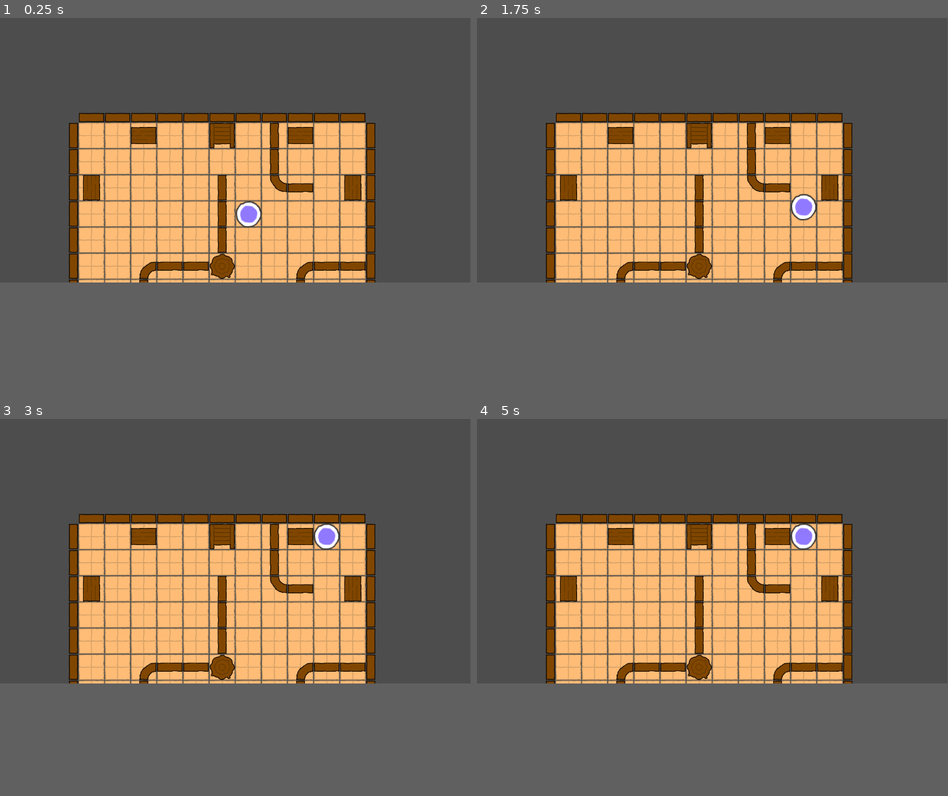
Above: before the commit, frames 1-4 (two rows, left to right).
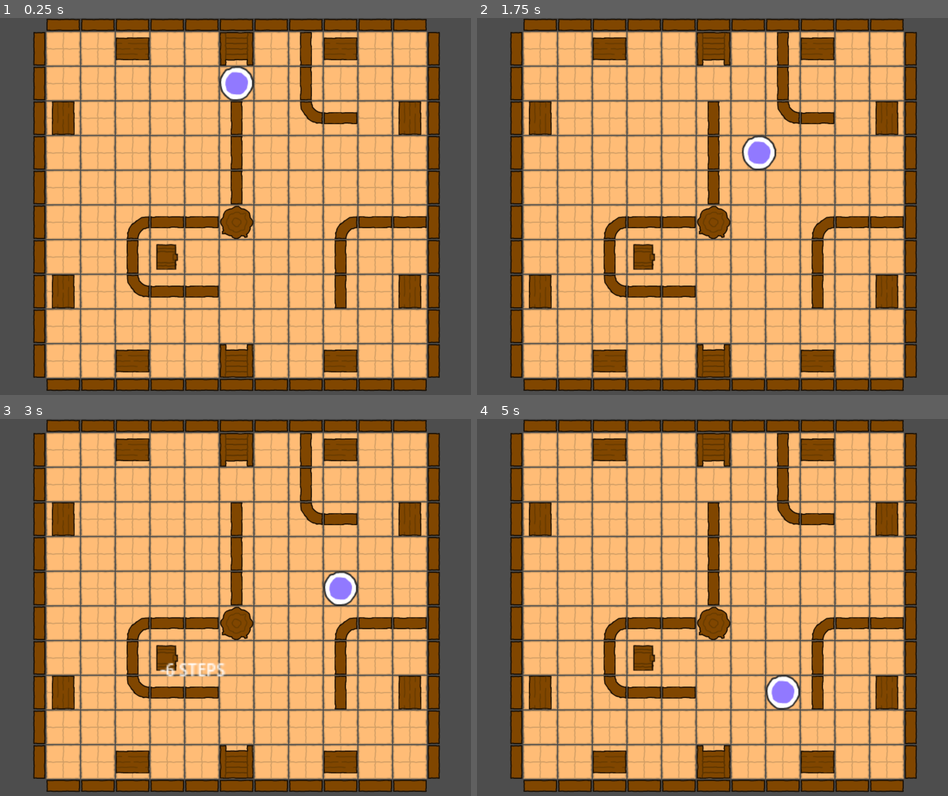
Above: after the commit, the same moments.

Repository: kbendrick/DJK_Project
Game: Godot game, scene res://Scenes/world.tscn
Two runs of this game, one before a commit and one after it. Both use one fixed random seed, a clock stepped at 60 frames per second and the inputs below.
Inputs (mouse positions are in pixels of both pictures, inside the frame that each line leads up to):
- Up to frame 1 (0.25 s): no input
- Up to frame 2 (1.75 s): tap Enter at 0.5 s; move the mouse to (816, 138) at 0.52 s; click (816, 138) at 0.67 s; move the mouse to (618, 165) at 1.27 s; click (618, 165) at 1.42 s
- Up to frame 3 (3 s): move the mouse to (282, 494) at 2.02 s; click (282, 494) at 2.17 s; move the mouse to (211, 603) at 2.77 s; click (211, 603) at 2.92 s
- Up to frame 4 (5 s): tap Space at 3.5 s; move the mouse to (853, 592) at 3.52 s; click (853, 592) at 3.67 s; move the mouse to (571, 513) at 4.27 s; click (571, 513) at 4.42 s
In our replay, the window is 799x449 before the commit and 800x640 after it. These sizes can differ from the game's own. Grey fills any space a smaller window leaves; there, only what the larger window draws over its background counts as a difference.

The runs differ from the first frame. In frame 1, 63% of the frame differs, in the area x 0-100%, y 0-100%; in frame 2, 63%; in frame 3, 64%; in frame 4, 64%.

Commit message:
Added quality of life update to mouse

Diff:
--- a/Scenes/player.tscn
+++ b/Scenes/player.tscn
@@ -23,3 +23,12 @@
 [node name="CollisionShape2D" type="CollisionShape2D" parent="." unique_id=1255806961]
 visible = false
 shape = SubResource("RectangleShape2D_7dj0j")
+
+[node name="StepDecrement" type="Label" parent="." unique_id=902485772]
+z_index = 2
+offset_left = -20.0
+offset_top = -23.75
+offset_right = 20.0
+offset_bottom = -9.75
+theme_override_font_sizes/font_size = 10
+text = "TEST"
--- a/Scenes/world.tscn
+++ b/Scenes/world.tscn
@@ -283,7 +283,7 @@
 
 [node name="Player" parent="." unique_id=248361860 instance=ExtResource("2_fj7yv")]
 unique_name_in_owner = true
-position = Vector2(609, 481)
+position = Vector2(544, 352)
 scale = Vector2(3, 3)
 
 [node name="HUD" type="CanvasLayer" parent="." unique_id=1019217993]
@@ -312,4 +312,8 @@
 layout_mode = 2
 text = "Show Grid"
 
+[node name="Camera2D" type="Camera2D" parent="." unique_id=533665414]
+position = Vector2(542, 579)
+zoom = Vector2(2.3, 2.3)
+
 [connection signal="toggled" from="HUD/GridDisplay/MarginContainer/PanelContainer/ShowGrid" to="HUD/GridDisplay" method="toggle_grid_display"]
--- a/Scripts/player.gd
+++ b/Scripts/player.gd
@@ -11,6 +11,8 @@
 var move_pts: PackedVector2Array = PackedVector2Array()
 var cur_pt := 0
 
+@onready var step_decrement: Label = $StepDecrement
+
 var moving := false:
 	set(value):
 		moving = value
@@ -20,7 +22,7 @@
 
 func _ready():
 	moving = false
-
+	step_decrement.visible = false
 
 func setup(_grid: AStarGrid2D):
 	grid = _grid
@@ -59,7 +61,9 @@
 	var mouse_pos := get_global_mouse_position()
 	var target := pos_to_cell(mouse_pos)
 
-	# Don't recalculate if we're still hovering
+	step_decrement.global_position = Vector2((mouse_pos.x - 95), (mouse_pos.y - 45))
+
+	# Don't recalculate if we're still hoveringx
 	# over the same cell.
 	if target == target_cell:
 		return
@@ -95,13 +99,21 @@
 		)
 
 	$PathPreviz.points = move_pts
+	update_step_number_preview(move_pts.size())
 
+func update_step_number_preview (steps: int) -> void:
+	steps -= 1
+	if steps > 0:
+		step_decrement.visible = true
+		step_decrement.text = "-" + str(steps) + " STEPS"
+	else:
+		step_decrement.visible = false
 
 func start_move():
 
 	if move_pts.is_empty():
 		return
-
+	step_decrement.visible = false
 	# A path generally begins with the cell we're
 	# already standing in.
 	cur_pt = 0
@@ -160,4 +172,5 @@
 	move_pts.clear()
 	$PathPreviz.clear_points()
 
+	step_decrement.visible = true
 	moving = false
--- a/project.godot
+++ b/project.godot
@@ -18,3 +18,8 @@
 run/main_scene="uid://bjig1gafjwbcw"
 config/features=PackedStringArray("4.7", "Forward Plus")
 config/icon="res://icon.svg"
+
+[display]
+
+window/size/viewport_width=2000
+window/size/viewport_height=2000
